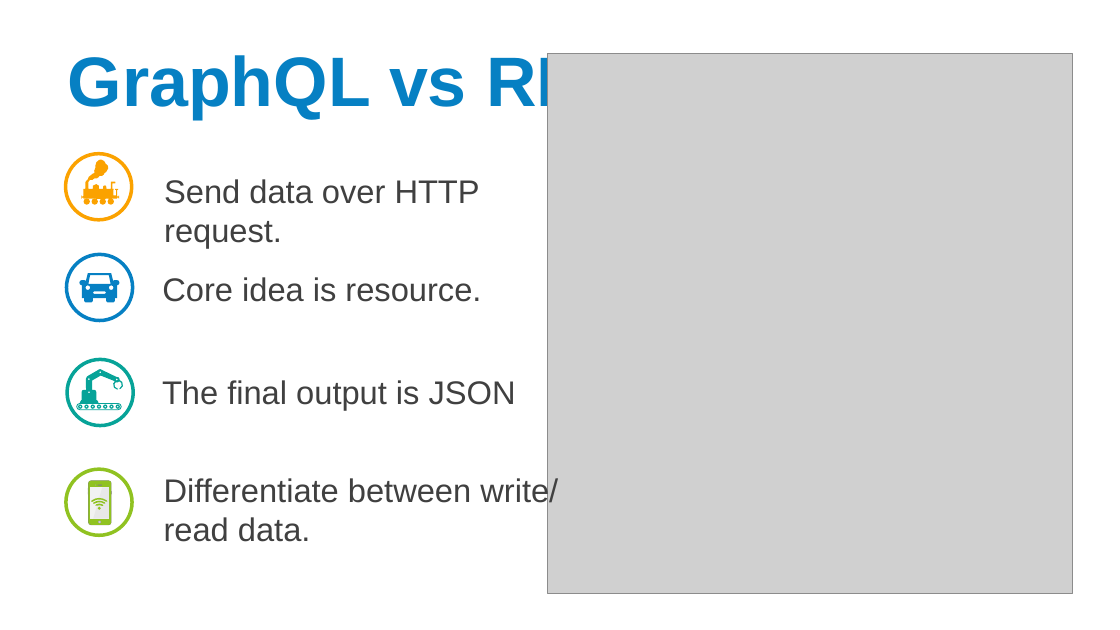
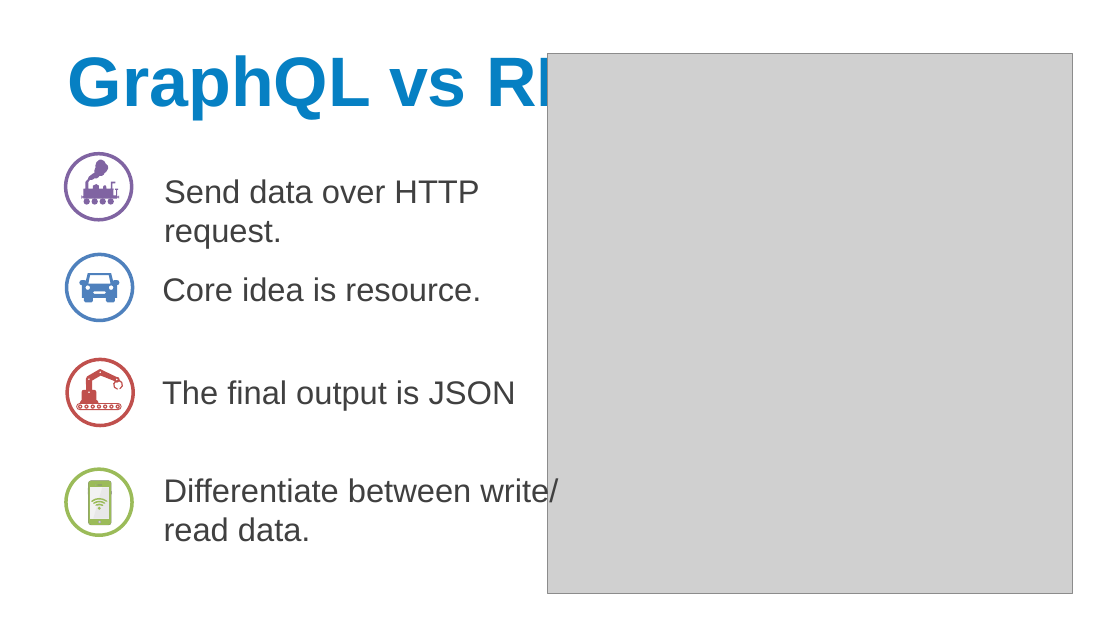
Before and after one commit to thanhlongvl/sportdemo, a slide deck: slide 7 of thuyettrinhgfinal_1.pptx. Drawn at 1120x630 pixels with LibreOffice and Linux fonts; fonts in the diff are those of the drawing; grey boxes stand for pictures. Boxes give left, top, right and bottom in pixels: in the first picture for what was removed or moved away, otherwise in the second. Text is boxed around its words. In the diff, an @@ line names an element or a change of style, - is before the commit and + after.

```diff
--- a/thuyettrinhgfinal_1.pptx
+++ b/thuyettrinhgfinal_1.pptx
@@ ellipse at box(66, 154, 132, 220): outline #FBA200 3 pt to #8064A2 3 pt @@
@@ freeform shape at box(82, 160, 119, 198): fill #FBA200 to #8064A2; outline redrawn @@
@@ fill #FBA200 to #8064A2 in 4 elements at box(83, 198, 90, 205), box(92, 198, 98, 205), box(100, 198, 107, 205), box(108, 198, 114, 205) @@
@@ ellipse at box(66, 255, 133, 321): outline #0680C3 3 pt to #4F81BD 3 pt @@
@@ freeform shape at box(80, 273, 119, 302): fill #0680C3 to #4F81BD; outline redrawn @@
@@ ellipse at box(67, 360, 134, 426): outline #07A398 3 pt to #C0504D 3 pt @@
@@ freeform shape at box(80, 369, 123, 403): fill #07A398 to #C0504D; outline redrawn @@
@@ freeform shape at box(76, 403, 122, 410): fill #07A398 to #C0504D; outline redrawn @@
@@ ellipse at box(66, 470, 133, 536): outline #90C221 3 pt to #9BBB59 3 pt @@
@@ freeform shape at box(87, 487, 88, 491): outline redrawn @@
@@ freeform shape at box(88, 481, 112, 525): fill #90C221 to #9BBB59; outline redrawn @@
@@ freeform shape at box(92, 498, 108, 510): fill #90C221 to #9BBB59; outline redrawn @@
@@ freeform shape at box(110, 491, 111, 494): outline redrawn @@
```
Also in this commit, not shown: 24 other slides changed, 1 slide added.
